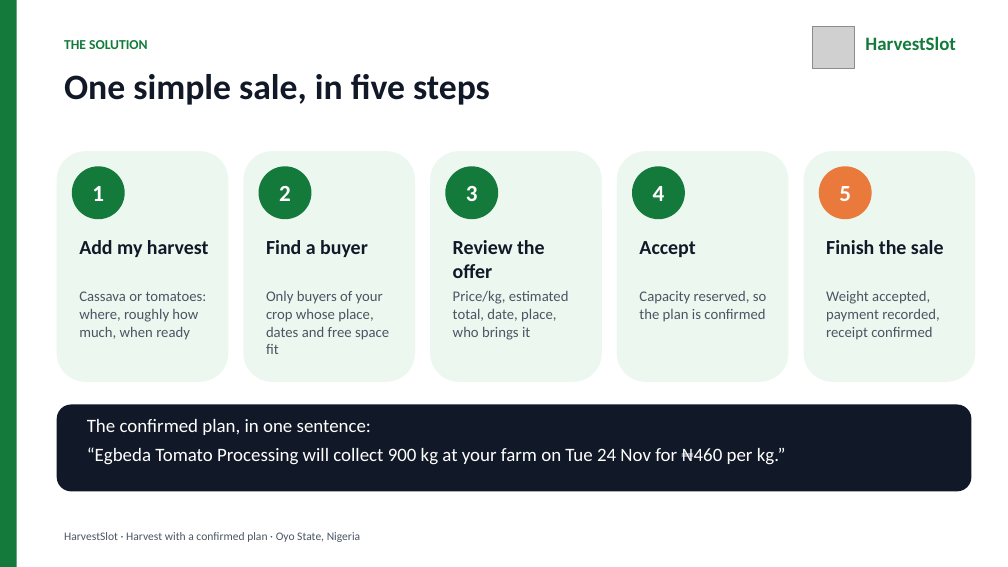
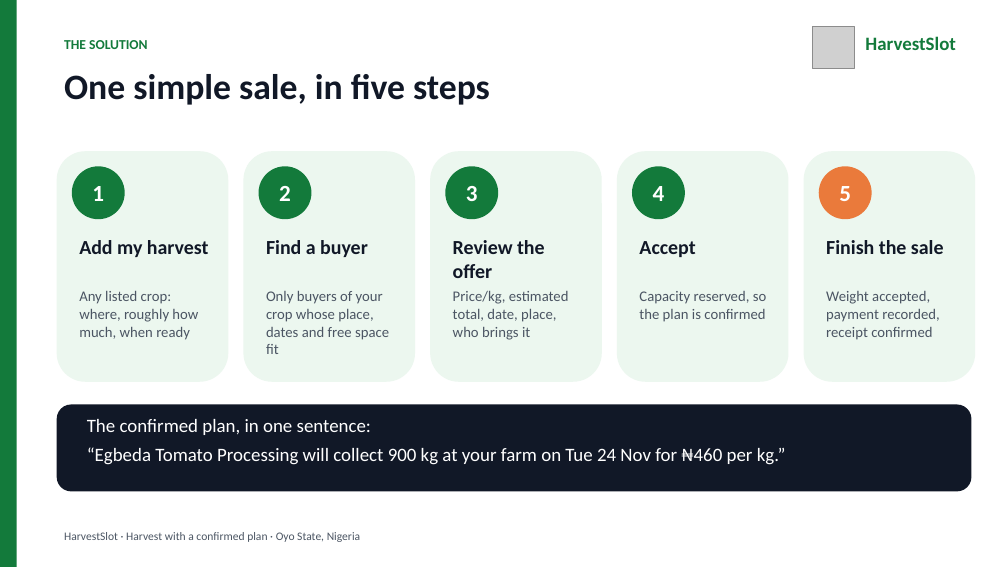
Before and after one commit to kobiowuquadri/harvestslot, a slide deck: slide 3 of docs/HarvestSlot-Pitch-Deck-v3.pptx. Drawn at 1008x567 pixels with LibreOffice and Linux fonts; fonts in the diff are those of the drawing; grey boxes stand for pictures. Boxes give left, top, right and bottom in pixels: in the first picture for what was removed or moved away, otherwise in the second. Text is boxed around its words. In the diff, an @@ line names an element or a change of style, - is before the commit and + after.

```diff
--- a/docs/HarvestSlot-Pitch-Deck-v3.pptx
+++ b/docs/HarvestSlot-Pitch-Deck-v3.pptx
@@ text at (79, 291, 198, 340): text changed @@
-Cassava or tomatoes: where, roughly how much, when ready
+Any listed crop: where, roughly how much, when ready
```
Also in this commit, not shown: 6 other slides changed, 53 other files.
